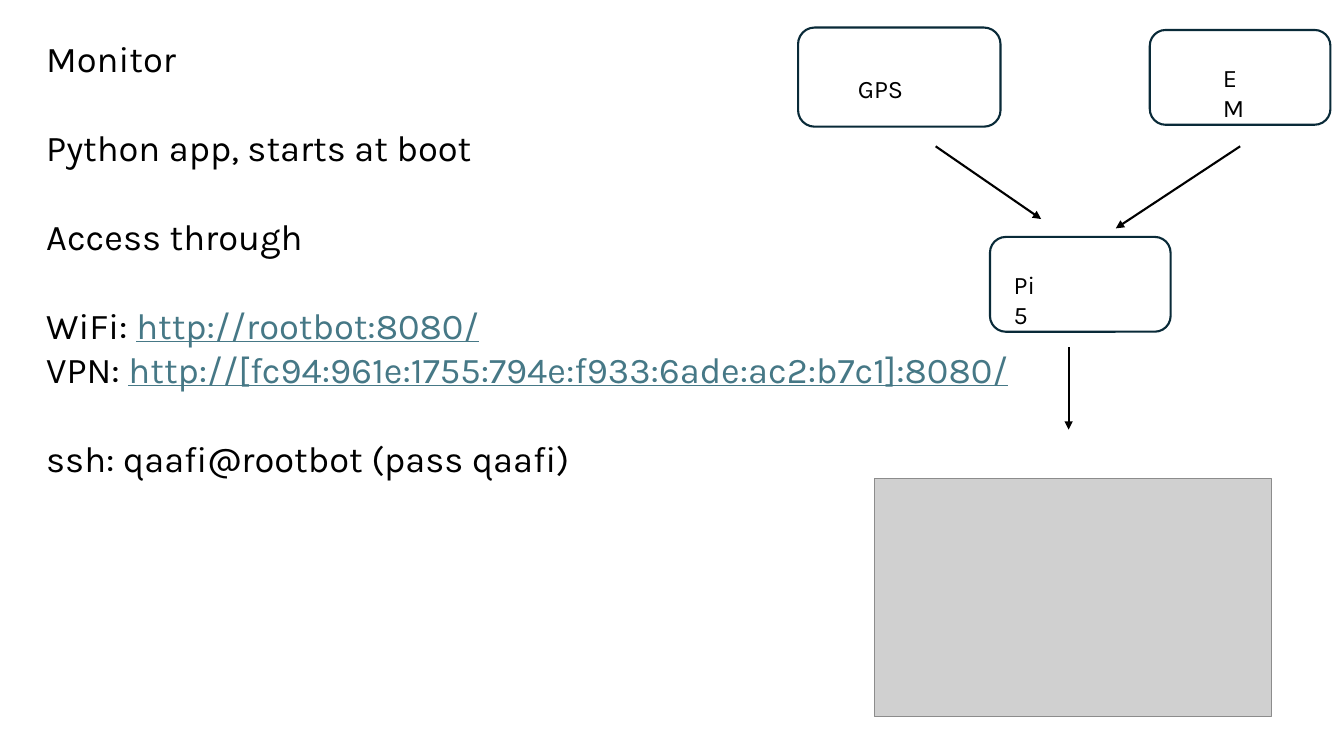
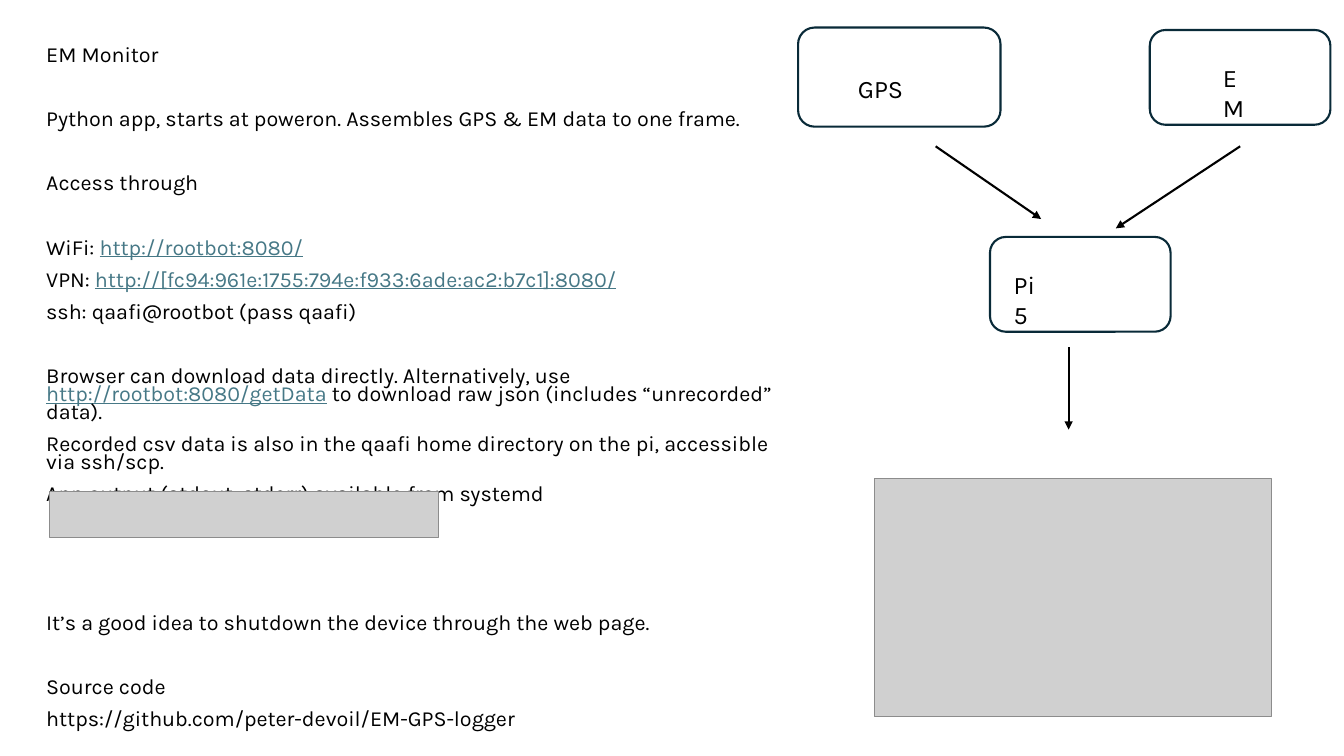
Before and after one commit to peter-devoil/EM-GPS-logger, a slide deck: slide 5 of Rootbot.pptx. Drawn at 1344x756 pixels with LibreOffice and Linux fonts; fonts in the diff are those of the drawing; grey boxes stand for pictures. Boxes give left, top, right and bottom in pixels: in the first picture for what was removed or moved away, otherwise in the second. Text is boxed around its words. In the diff, an @@ line names an element or a change of style, - is before the commit and + after.

```diff
--- a/Rootbot.pptx
+++ b/Rootbot.pptx
@@ text at [46,47,740,132]: text changed; size 25.9 to 15.4 pt @@
-Monitor
-Python app, starts at boot
+EM Monitor
+Python app, starts at poweron. Assembles GPS & EM data to one frame.
@@ text at [46,175,616,324]: size 25.9 to 15.4 pt in "Access through", "WiFi: http://rootbot:8080/", "VPN: http://[fc94:961e:1755:794e:f933:6ade:ac2:b7c1]:8080/", "ssh: qaafi@rootbot (pass qaafi)" @@
@@ text at [46,368,772,732]: paragraphs added @@
+Browser can download data directly. Alternatively, use http://rootbot:8080/getData to download raw json (includes “unrecorded” data).
+Recorded csv data is also in the qaafi home directory on the pi, accessible via ssh/scp.
+App output (stdout, stderr) available from systemd
+It’s a good idea to shutdown the device through the web page.
+Source code
+https://github.com/peter-devoil/EM-GPS-logger
@@ picture added at [49,491,439,537] @@
```
Also in this commit, not shown: 3 other slides changed, 1 slide added, 9 other files.
